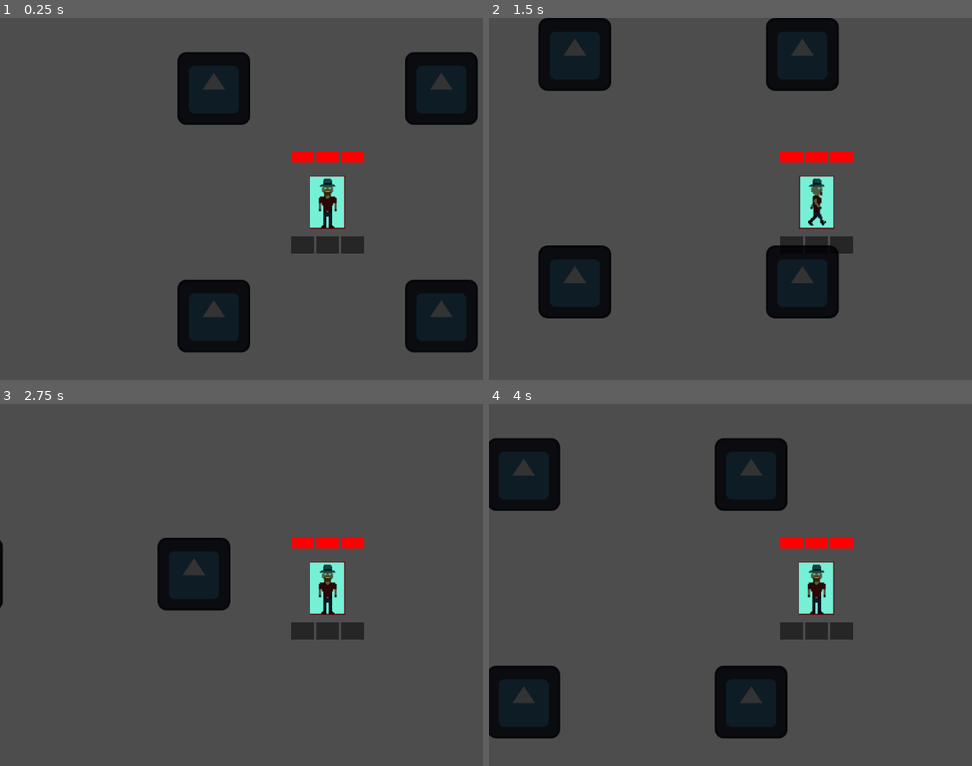
Above: before the commit, frames 1-4 (two rows, left to right).
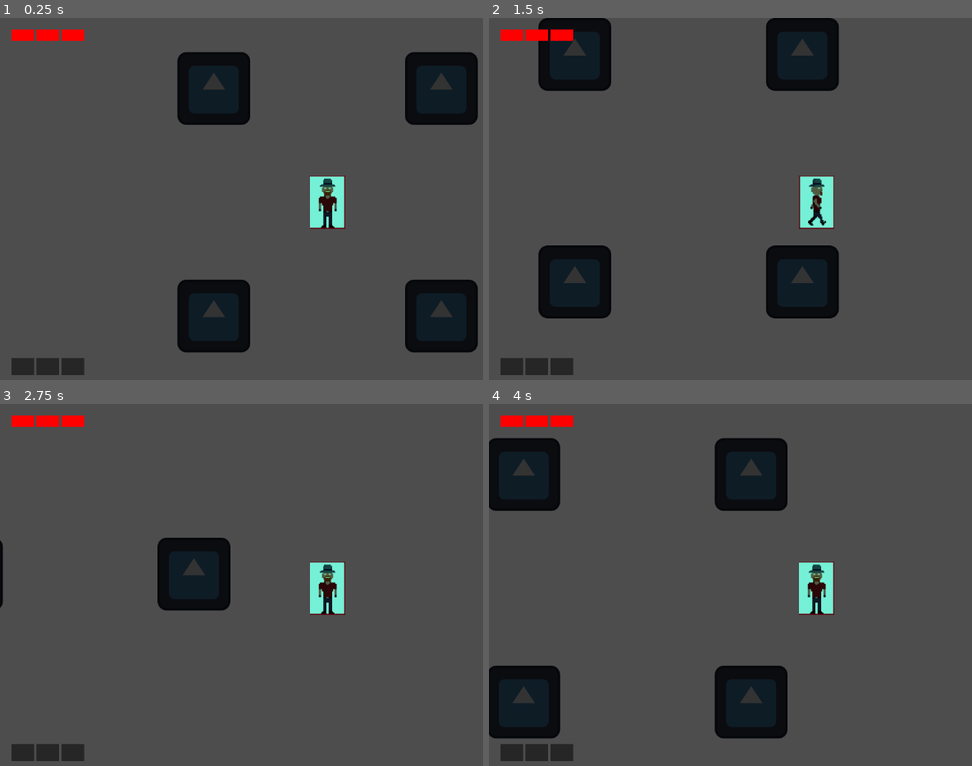
Above: after the commit, the same moments.

Repository: Tijana0/Last-One-Dancing
Game: Godot game, scene res://scenes/network_manager.tscn
Same seed, same stepped clock (60 frames per second), same inputs: the game is played once before the commit and once after it. This scene is started directly instead of the project's main scene. The engine's default icon, where the game draws it, is replaced by a stand-in: a white triangle on a blue panel in a dark square.
Inputs:
- Up to frame 1 (0.25 s): no input
- Up to frame 2 (1.5 s): tap Enter (ui_accept) at 0.5, 0.77 s; hold Right (ui_right) 0.53-1.28 s; tap F (dance) at 0.6 s; hold Down (ui_down) from 1.28 s (still down); tap K at 1.35 s
- Up to frame 3 (2.75 s): tap Enter (ui_accept) at 1.52 s; release Down (ui_down) at 2.03 s; hold Right (ui_right) from 2.03 s (still down); hold Space from 2.03 s (still down)
- Up to frame 4 (4 s): release Right (ui_right) at 2.78 s; release Space at 2.78 s; hold Up (ui_up) 2.78-3.53 s; tap F (dance) at 2.85 s; tap Enter (ui_accept) at 3.02, 3.77 s; hold Left (ui_left) from 3.53 s (still down); hold K from 3.53 s (still down)

The runs differ from the first frame. In frame 1, 2.3% of the frame differs, in the area x 2-76%, y 3-99%; in frame 2, 2.0%; in frame 3, 2.3%; in frame 4, 2.3%.

Commit message:
refactor: move ui to screen-space HUD

Diff:
--- a/prefabs/player.tscn
+++ b/prefabs/player.tscn
@@ -80,27 +80,65 @@
 position = Vector2(0, -0.5)
 shape = SubResource("RectangleShape2D_g2els")
 
-[node name="LivesContainer" type="HBoxContainer" parent="." unique_id=1208768259]
-offset_left = -64.0
-offset_top = -90.0
-offset_right = 64.0
-offset_bottom = -70.0
-alignment = 1
+[node name="HUD" type="CanvasLayer" parent="."]
+visible = false
 
-[node name="Heart1" type="ColorRect" parent="LivesContainer" unique_id=751434008]
+[node name="LivesContainer" type="HBoxContainer" parent="HUD" unique_id=1208768259]
+offset_left = 20.0
+offset_top = 20.0
+offset_right = 148.0
+offset_bottom = 40.0
+alignment = 0
+
+[node name="Heart1" type="ColorRect" parent="HUD/LivesContainer" unique_id=751434008]
 layout_mode = 2
 size_flags_horizontal = 3
 color = Color(1, 0, 0, 1)
 
-[node name="Heart2" type="ColorRect" parent="LivesContainer" unique_id=305656652]
+[node name="Heart2" type="ColorRect" parent="HUD/LivesContainer" unique_id=305656652]
 layout_mode = 2
 size_flags_horizontal = 3
 color = Color(1, 0, 0, 1)
 
-[node name="Heart3" type="ColorRect" parent="LivesContainer" unique_id=1755358124]
+[node name="Heart3" type="ColorRect" parent="HUD/LivesContainer" unique_id=1755358124]
 layout_mode = 2
 size_flags_horizontal = 3
 color = Color(1, 0, 0, 1)
+
+[node name="InventoryContainer" type="HBoxContainer" parent="HUD" unique_id=999999999]
+anchors_preset = 2
+anchor_top = 1.0
+anchor_bottom = 1.0
+offset_left = 20.0
+offset_top = -50.0
+offset_right = 148.0
+offset_bottom = -20.0
+grow_vertical = 0
+alignment = 0
+
+[node name="Slot1" type="ColorRect" parent="HUD/InventoryContainer"]
+layout_mode = 2
+size_flags_horizontal = 3
+color = Color(0, 0, 0, 0.5)
+
+[node name="Icon" type="Node2D" parent="HUD/InventoryContainer/Slot1"]
+position = Vector2(15, 15)
+
+[node name="Slot2" type="ColorRect" parent="HUD/InventoryContainer"]
+layout_mode = 2
+size_flags_horizontal = 3
+color = Color(0, 0, 0, 0.5)
+
+[node name="Icon" type="Node2D" parent="HUD/InventoryContainer/Slot2"]
+position = Vector2(15, 15)
+
+[node name="Slot3" type="ColorRect" parent="HUD/InventoryContainer"]
+layout_mode = 2
+size_flags_horizontal = 3
+color = Color(0, 0, 0, 0.5)
+
+[node name="Icon" type="Node2D" parent="HUD/InventoryContainer/Slot3"]
+position = Vector2(15, 15)
 
 [node name="GameOverLayer" type="CanvasLayer" parent="." unique_id=1944903136]
 visible = false
@@ -141,34 +179,3 @@
 
 [node name="CollisionShape2D" type="CollisionShape2D" parent="InteractionArea" unique_id=1216483793]
 shape = SubResource("CircleShape2D_r66lb")
-
-[node name="InventoryContainer" type="HBoxContainer" parent="." unique_id=999999999]
-offset_left = -64.0
-offset_top = 60.0
-offset_right = 64.0
-offset_bottom = 90.0
-alignment = 1
-
-[node name="Slot1" type="ColorRect" parent="InventoryContainer"]
-layout_mode = 2
-size_flags_horizontal = 3
-color = Color(0, 0, 0, 0.5)
-
-[node name="Icon" type="Node2D" parent="InventoryContainer/Slot1"]
-position = Vector2(15, 15)
-
-[node name="Slot2" type="ColorRect" parent="InventoryContainer"]
-layout_mode = 2
-size_flags_horizontal = 3
-color = Color(0, 0, 0, 0.5)
-
-[node name="Icon" type="Node2D" parent="InventoryContainer/Slot2"]
-position = Vector2(15, 15)
-
-[node name="Slot3" type="ColorRect" parent="InventoryContainer"]
-layout_mode = 2
-size_flags_horizontal = 3
-color = Color(0, 0, 0, 0.5)
-
-[node name="Icon" type="Node2D" parent="InventoryContainer/Slot3"]
-position = Vector2(15, 15)
--- a/scripts/player.gd
+++ b/scripts/player.gd
@@ -25,9 +25,10 @@
 
 # --- REFERENCES ---
 @onready var animated_sprite = $AnimatedSprite
-@onready var lives_container = $LivesContainer
+@onready var hud = $HUD
+@onready var lives_container = $HUD/LivesContainer
 @onready var game_over_layer = $GameOverLayer
-@onready var inventory_container = $InventoryContainer
+@onready var inventory_container = $HUD/InventoryContainer
 @onready var dance_indicator = $DanceIndicator
 
 # --- SETUP ---
@@ -47,6 +48,14 @@
 		animated_sprite.play("idle")
 
 	add_to_group("players")
+
+	# HUD VISIBILITY LOGIC
+	if hud:
+		if is_multiplayer_authority() and not is_npc:
+			hud.visible = true
+		else:
+			hud.visible = false
+
 	update_lives_ui()
 
 	if dance_indicator:
